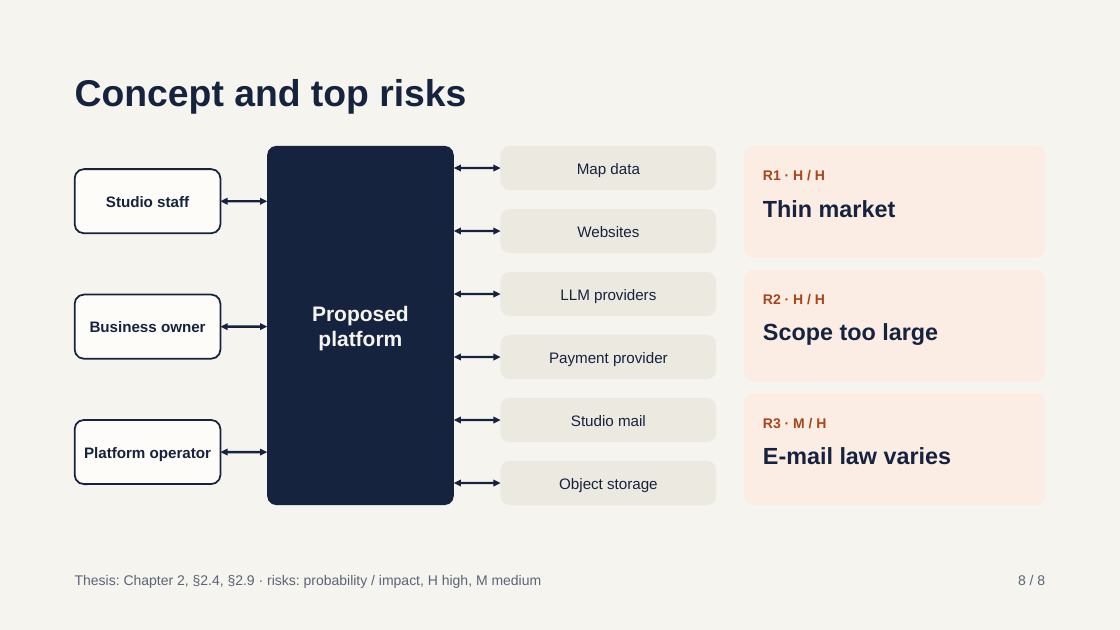
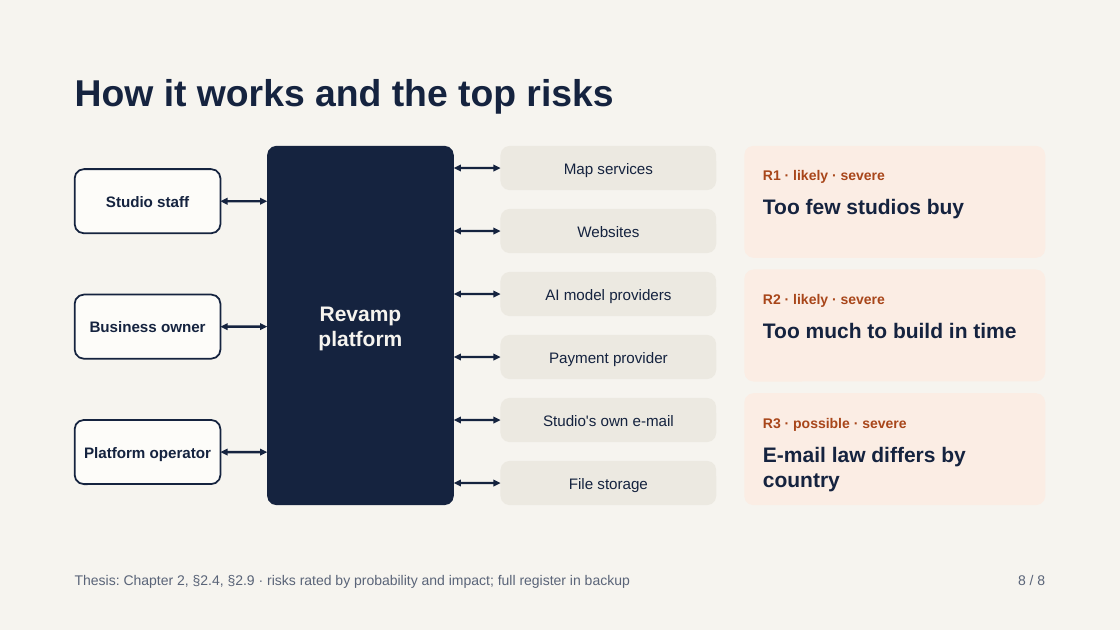
Before and after one commit to yurykurouski/revamp-docs, a slide deck: slide 9 of defence/BA_Defence_Kurouski.pptx. Drawn at 1120x630 pixels with LibreOffice and Linux fonts; fonts in the diff are those of the drawing. Boxes give left, top, right and bottom in pixels: in the first picture for what was removed or moved away, otherwise in the second. Text is boxed around its words. In the diff, an @@ line names an element or a change of style, - is before the commit and + after.

```diff
--- a/defence/BA_Defence_Kurouski.pptx
+++ b/defence/BA_Defence_Kurouski.pptx
@@ text at <box>75,79,613,114</box>: text changed @@
-Concept and top risks
+How it works and the top risks
@@ text at <box>564,163,652,177</box>: text changed @@
-Map data
+Map services
@@ text at <box>763,170,885,183</box>: text changed @@
-R1 · H / H
+R1 · likely · severe
@@ text at <box>763,198,964,219</box>: text changed; size 20 to 18 pt @@
-Thin market
+Too few studios buy
@@ text at <box>545,289,671,303</box>: text changed @@
-LLM providers
+AI model providers
@@ text at <box>763,294,885,307</box>: text changed @@
-R2 · H / H
+R2 · likely · severe
@@ text at <box>318,306,402,350</box>: text changed @@
-Proposed platform
+Revamp platform
@@ text at <box>763,322,1016,339</box>: text changed; size 20 to 18 pt @@
-Scope too large
+Too much to build in time
@@ text at <box>543,415,674,426</box>: text changed @@
-Studio mail
+Studio's own e-mail
@@ text at <box>763,418,906,431</box>: text changed @@
-R3 · M / H
+R3 · possible · severe
@@ text at <box>763,446,965,491</box>: text changed; size 20 to 18 pt @@
-E-mail law varies
+E-mail law differs by country
@@ text at <box>569,478,648,492</box>: text changed @@
-Object storage
+File storage
@@ text at <box>75,575,630,588</box>: text changed @@
-Thesis: Chapter 2, §2.4, §2.9 · risks: probability / impact, H high, M medium
+Thesis: Chapter 2, §2.4, §2.9 · risks rated by probability and impact; full register in backup
```
Also in this commit, not shown: 7 other slides changed, 3 slides added, 2 slides removed.
